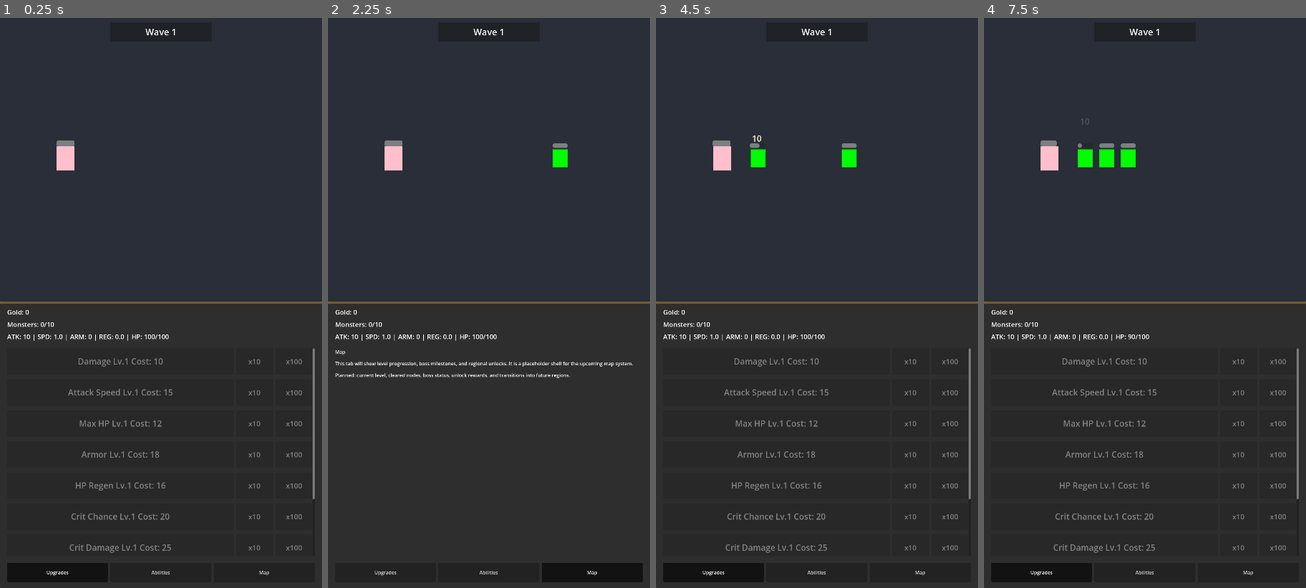
Above: before the commit, frames 1-4 (left to right).
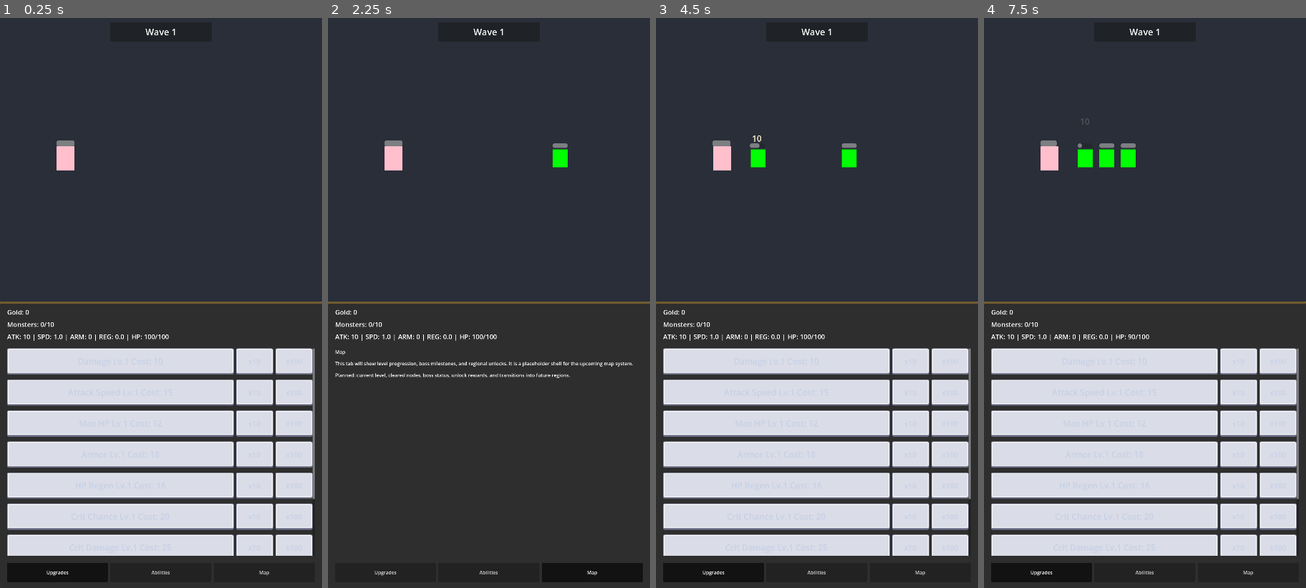
Above: after the commit, the same moments.

Repository: kim-nik/idle-rpg
Game: Godot game, scene res://scenes/Main.tscn
The game is run twice, just before and just after one commit, with the same random seed, the same clock (stepped at 60 frames per second) and the same inputs.
Inputs:
- Up to frame 1 (0.25 s): no input
- Up to frame 2 (2.25 s): click "Debug +100 Gold" at 0.5 s; click "Upgrades" at 1.25 s; click "x10" at 2 s
- Up to frame 3 (4.5 s): click "Abilities" at 2.75 s; click "Map" at 3.5 s; click "Upgrades" at 4.25 s
- Up to frame 4 (7.5 s): click "x100" at 5 s; click "Abilities" at 5.75 s; click "Map" at 6.5 s; click "Upgrades" at 7.25 s

The runs differ from the first frame. In frame 1, 30% of the frame differs, in the area x 2-98%, y 57-95%; in frame 2, nothing differs; in frame 3, 30%; in frame 4, 30%.

Commit message:
Add upgrade button skins and git workflow rules

Diff:
--- /dev/null
+++ b/resources/upgrade_button_theme.tres
@@ -0,0 +1,75 @@
+[gd_resource type="Theme" load_steps=6 format=3]
+
+[ext_resource type="Texture2D" path="res://assets/ui/upgrade_buttons/button_blue_normal.png" id="1_normal"]
+[ext_resource type="Texture2D" path="res://assets/ui/upgrade_buttons/button_blue_hover.png" id="2_hover"]
+[ext_resource type="Texture2D" path="res://assets/ui/upgrade_buttons/button_blue_pressed.png" id="3_pressed"]
+[ext_resource type="Texture2D" path="res://assets/ui/upgrade_buttons/button_blue_focus.png" id="4_focus"]
+[ext_resource type="Texture2D" path="res://assets/ui/upgrade_buttons/button_grey_disabled.png" id="5_disabled"]
+
+[sub_resource type="StyleBoxTexture" id="StyleBoxTexture_normal"]
+texture = ExtResource("1_normal")
+texture_margin_left = 12.0
+texture_margin_top = 12.0
+texture_margin_right = 12.0
+texture_margin_bottom = 12.0
+content_margin_left = 24.0
+content_margin_top = 18.0
+content_margin_right = 24.0
+content_margin_bottom = 18.0
+
+[sub_resource type="StyleBoxTexture" id="StyleBoxTexture_hover"]
+texture = ExtResource("2_hover")
+texture_margin_left = 12.0
+texture_margin_top = 12.0
+texture_margin_right = 12.0
+texture_margin_bottom = 12.0
+content_margin_left = 24.0
+content_margin_top = 18.0
+content_margin_right = 24.0
+content_margin_bottom = 18.0
+
+[sub_resource type="StyleBoxTexture" id="StyleBoxTexture_pressed"]
+texture = ExtResource("3_pressed")
+texture_margin_left = 12.0
+texture_margin_top = 12.0
+texture_margin_right = 12.0
+texture_margin_bottom = 12.0
+content_margin_left = 24.0
+content_margin_top = 18.0
+content_margin_right = 24.0
+content_margin_bottom = 18.0
+
+[sub_resource type="StyleBoxTexture" id="StyleBoxTexture_focus"]
+texture = ExtResource("4_focus")
+texture_margin_left = 12.0
+texture_margin_top = 12.0
+texture_margin_right = 12.0
+texture_margin_bottom = 12.0
+content_margin_left = 24.0
+content_margin_top = 18.0
+content_margin_right = 24.0
+content_margin_bottom = 18.0
+
+[sub_resource type="StyleBoxTexture" id="StyleBoxTexture_disabled"]
+texture = ExtResource("5_disabled")
+texture_margin_left = 12.0
+texture_margin_top = 12.0
+texture_margin_right = 12.0
+texture_margin_bottom = 12.0
+content_margin_left = 24.0
+content_margin_top = 18.0
+content_margin_right = 24.0
+content_margin_bottom = 18.0
+
+[resource]
+Button/styles/normal = SubResource("StyleBoxTexture_normal")
+Button/styles/hover = SubResource("StyleBoxTexture_hover")
+Button/styles/pressed = SubResource("StyleBoxTexture_pressed")
+Button/styles/hover_pressed = SubResource("StyleBoxTexture_pressed")
+Button/styles/focus = SubResource("StyleBoxTexture_focus")
+Button/styles/disabled = SubResource("StyleBoxTexture_disabled")
+Button/colors/font_color = Color(1, 1, 1, 1)
+Button/colors/font_hover_color = Color(1, 1, 1, 1)
+Button/colors/font_pressed_color = Color(0.95, 0.98, 1, 1)
+Button/colors/font_focus_color = Color(1, 1, 1, 1)
+Button/colors/font_disabled_color = Color(0.78, 0.82, 0.9, 1)
--- a/scenes/UpgradesTab.tscn
+++ b/scenes/UpgradesTab.tscn
@@ -1,9 +1,12 @@
-[gd_scene format=3]
+[gd_scene load_steps=2 format=3]
+
+[ext_resource type="Theme" path="res://resources/upgrade_button_theme.tres" id="1_button_theme"]
 
 [node name="UpgradesTab" type="VBoxContainer"]
 size_flags_horizontal = 3
 size_flags_vertical = 3
 theme_override_constants/separation = 16
+theme = ExtResource("1_button_theme")
 
 [node name="UpgradeContainer" type="VBoxContainer" parent="."]
 layout_mode = 2
Binary file added: assets/ui/upgrade_buttons/button_blue_focus.png
Binary file added: assets/ui/upgrade_buttons/button_blue_hover.png
Binary file added: assets/ui/upgrade_buttons/button_blue_normal.png
Binary file added: assets/ui/upgrade_buttons/button_blue_pressed.png
Binary file added: assets/ui/upgrade_buttons/button_grey_disabled.png
Not shown, changed: AGENTS.md
